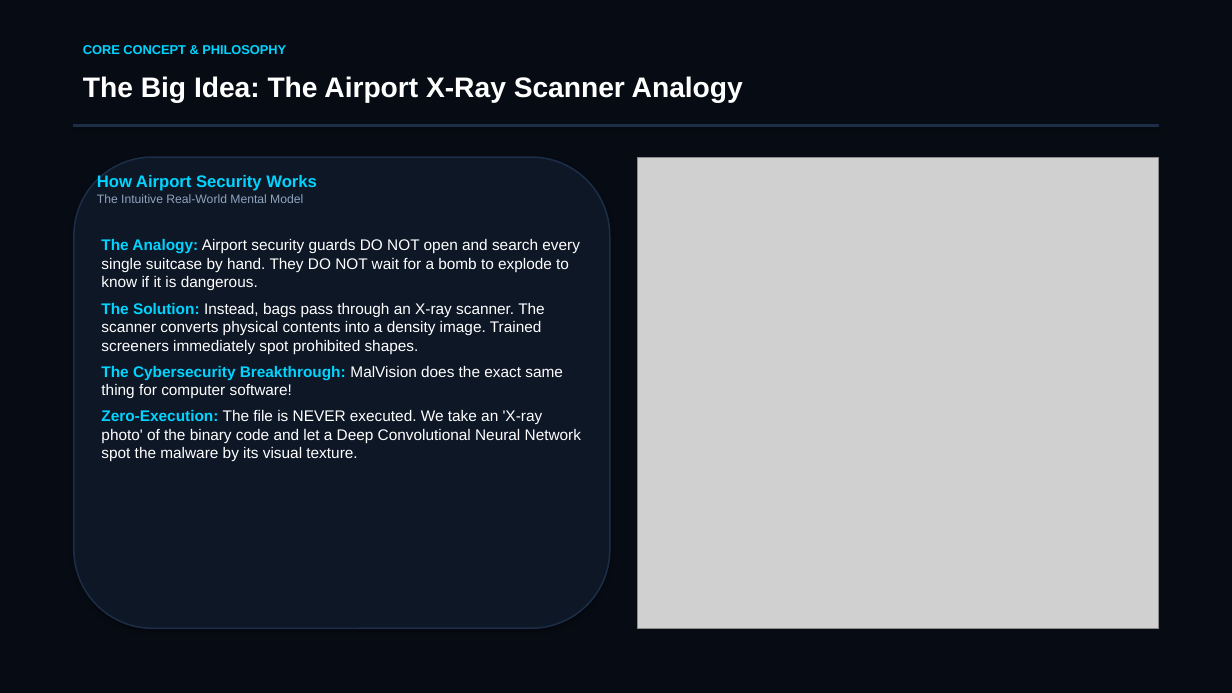
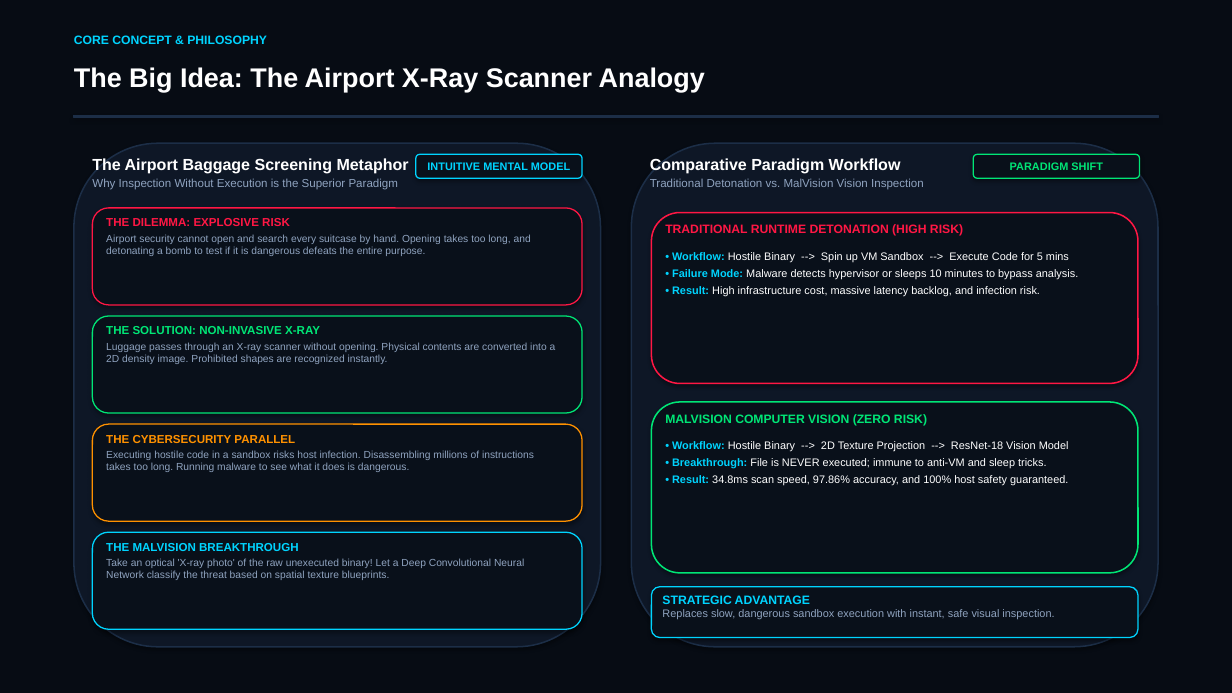
Before and after one commit to ManasPatel126/MalVision, a slide deck: slide 3 of MalVision_Presentation.pptx. Drawn at 1232x693 pixels with LibreOffice and Linux fonts; fonts in the diff are those of the drawing; grey boxes stand for pictures. Boxes give left, top, right and bottom in pixels: in the first picture for what was removed or moved away, otherwise in the second. Text is boxed around its words. In the diff, an @@ line names an element or a change of style, - is before the commit and + after.

Commit message:
fix(presentation): replace heavy image embeds with pure vector illustrations and fix card text overflow

```diff
--- a/MalVision_Presentation.pptx
+++ b/MalVision_Presentation.pptx
@@ text "CORE CONCEPT & PHILOSOPHY" at box(74, 35, 267, 44): size 10 to 9.5 pt @@
@@ text "The Big Idea: The Airport ..." at box(74, 67, 705, 92): size 22 to 21 pt @@
@@ rectangle: place and size @@
-rectangle at box(74, 125, 1158, 127)
+rectangle at box(74, 116, 1158, 117)
@@ rounded rectangle: place and size @@
-rounded rectangle at box(74, 157, 610, 628)
+rounded rectangle at box(74, 143, 601, 647)
@@ rounded rectangle added at box(631, 143, 1158, 647), fill #0E1726, outline #1C2E47 1.2 pt @@
@@ text added at box(92, 158, 409, 190), 9 pt, text #8FA3BF @@
+The Airport Baggage Screening Metaphor
+Why Inspection Without Execution is the Superior Paradigm
@@ rounded rectangle "INTUITIVE MENTAL MODEL": place and size @@
-rounded rectangle "INTUITIVE MENTAL MODEL" at box(97, 175, 317, 203)
+rounded rectangle "INTUITIVE MENTAL MODEL" at box(416, 154, 582, 178)
@@ rounded rectangle "INTUITIVE MENTAL MODEL" at box(416, 154, 582, 178): vertical alignment top to middle; fill none to #09101A; outline none to #00D4FF 1 pt; shadow on @@
@@ text in rounded rectangle at box(427, 162, 570, 170): text changed; size 9.5 to 8.5 pt; text colour #8FA3BF to #00D4FF; bold on @@
-How Airport Security Works
-The Intuitive Real-World Mental Model
+INTUITIVE MENTAL MODEL
@@ picture removed at box(638, 157, 1158, 628) @@
@@ text added at box(650, 158, 924, 190), 9 pt, text #8FA3BF @@
+Comparative Paradigm Workflow
+Traditional Detonation vs. MalVision Vision Inspection
@@ rounded rectangle added at box(973, 154, 1140, 178), fill #09101A, outline #00E676 1 pt, 8.5 pt, text #00E676, bold @@
+PARADIGM SHIFT
@@ rounded rectangle added at box(92, 208, 582, 305), fill #09101A, outline #FF1744 1 pt @@
@@ text removed at box(101, 239, 581, 462) @@
-The Analogy: Airport security guards DO NOT open and search every single suitcase by hand. They DO NOT wait for a bomb to explode to know if it is dangerous.
-The Solution: Instead, bags pass through an X-ray scanner. The scanner converts physical contents into a density image. Trained screeners immediately spot prohibited shapes.
-The Cybersecurity Breakthrough: MalVision does the exact same thing for computer software!
-Zero-Execution: The file is NEVER executed. We take an 'X-ray photo' of the binary code and let a Deep Convolutional Neural Network spot the malware by its visual texture.
@@ text added at box(106, 218, 531, 256), 8 pt, text #8FA3BF @@
+THE DILEMMA: EXPLOSIVE RISK
+Airport security cannot open and search every suitcase by hand. Opening takes too long, and detonating a bomb to test if it is dangerous defeats the entire purpose.
@@ rounded rectangle added at box(652, 213, 1139, 384), fill #09101A, outline #FF1744 1.2 pt @@
@@ text added at box(665, 224, 963, 236), 9.5 pt, text #FF1744, bold @@
+TRADITIONAL RUNTIME DETONATION (HIGH RISK)
@@ text added at box(672, 252, 1078, 296), 8.5 pt, text #FFFFFF @@
+• Workflow: Hostile Binary --> Spin up VM Sandbox --> Execute Code for 5 mins
+• Failure Mode: Malware detects hypervisor or sleeps 10 minutes to bypass analysis.
+• Result: High infrastructure cost, massive latency backlog, and infection risk.
@@ rounded rectangle added at box(92, 316, 582, 413), fill #09101A, outline #00E676 1 pt @@
@@ text added at box(106, 326, 556, 364), 8 pt, text #8FA3BF @@
+THE SOLUTION: NON-INVASIVE X-RAY
+Luggage passes through an X-ray scanner without opening. Physical contents are converted into a 2D density image. Prohibited shapes are recognized instantly.
@@ rounded rectangle added at box(652, 402, 1139, 573), fill #09101A, outline #00E676 1.2 pt @@
@@ text added at box(665, 414, 927, 426), 9.5 pt, text #00E676, bold @@
+MALVISION COMPUTER VISION (ZERO RISK)
@@ rounded rectangle added at box(92, 424, 582, 521), fill #09101A, outline #FF9100 1 pt @@
@@ text added at box(106, 435, 534, 472), 8 pt, text #8FA3BF @@
+THE CYBERSECURITY PARALLEL
+Executing hostile code in a sandbox risks host infection. Disassembling millions of instructions takes too long. Running malware to see what it does is dangerous.
@@ text added at box(672, 441, 1069, 486), 8.5 pt, text #FFFFFF @@
+• Workflow: Hostile Binary --> 2D Texture Projection --> ResNet-18 Vision Model
+• Breakthrough: File is NEVER executed; immune to anti-VM and sleep tricks.
+• Result: 34.8ms scan speed, 97.86% accuracy, and 100% host safety guaranteed.
@@ rounded rectangle added at box(92, 532, 582, 629), fill #09101A, outline #00D4FF 1 pt @@
@@ text added at box(106, 543, 524, 580), 8 pt, text #8FA3BF @@
+THE MALVISION BREAKTHROUGH
+Take an optical 'X-ray photo' of the raw unexecuted binary! Let a Deep Convolutional Neural Network classify the threat based on spatial texture blueprints.
@@ rounded rectangle added at box(652, 587, 1139, 638), fill #09101A, outline #00D4FF 1 pt @@
@@ text added at box(662, 595, 1054, 619), 8.5 pt, text #8FA3BF @@
+STRATEGIC ADVANTAGE
+Replaces slow, dangerous sandbox execution with instant, safe visual inspection.
```
Also in this commit, not shown: 8 other slides changed, 3 slides added, 3 slides removed, 1 other file.
